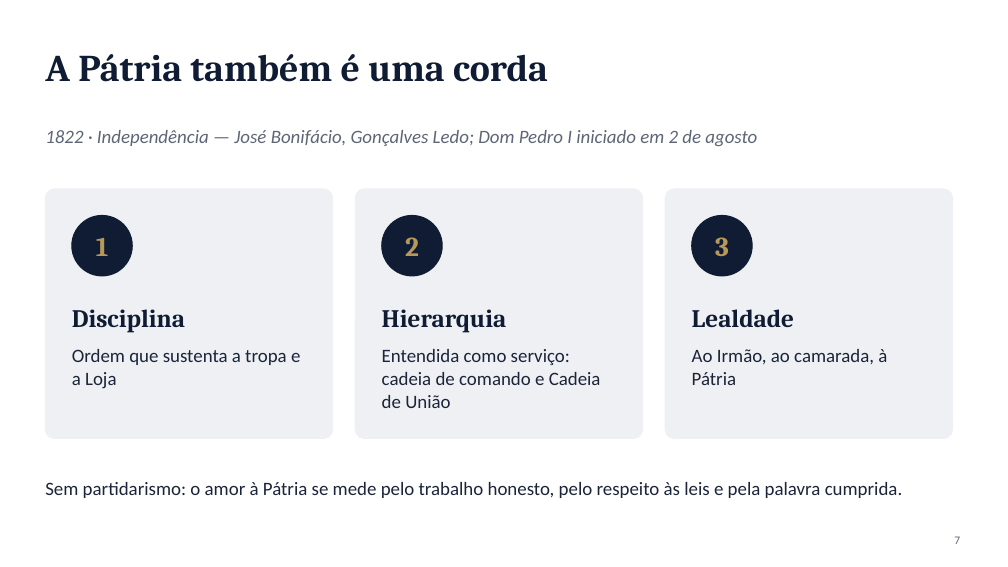
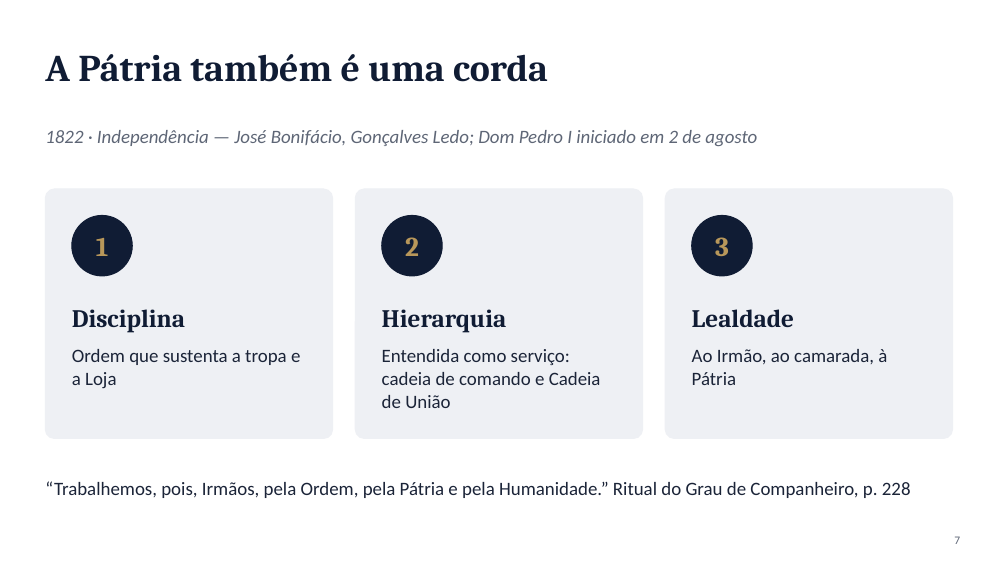
Before and after one commit to Giofm86/Claude, a slide deck: slide 7 of Inc 3/Corda_81_Nos_apresentacao.pptx. Drawn at 1008x567 pixels with LibreOffice and Linux fonts; fonts in the diff are those of the drawing. Boxes give left, top, right and bottom in pixels: in the first picture for what was removed or moved away, otherwise in the second. Text is boxed around its words. In the diff, an @@ line names an element or a change of style, - is before the commit and + after.

```diff
--- a/Inc 3/Corda_81_Nos_apresentacao.pptx
+++ b/Inc 3/Corda_81_Nos_apresentacao.pptx
@@ text at [45,481,911,498]: text changed @@
-Sem partidarismo: o amor à Pátria se mede pelo trabalho honesto, pelo respeito às leis e pela palavra cumprida.
+“Trabalhemos, pois, Irmãos, pela Ordem, pela Pátria e pela Humanidade.” Ritual do Grau de Companheiro, p. 228
```
Also in this commit, not shown: 4 other files.
